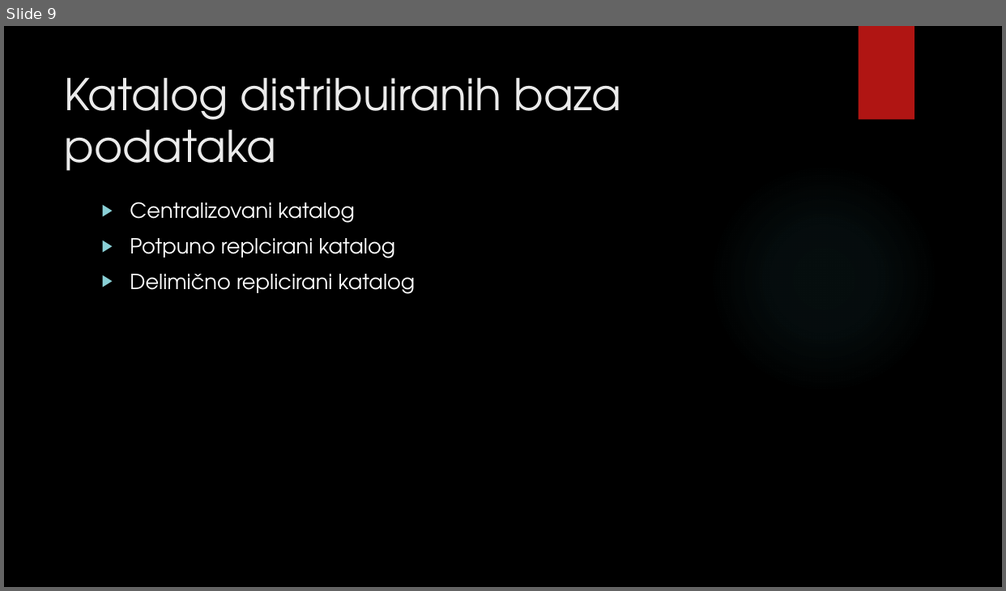
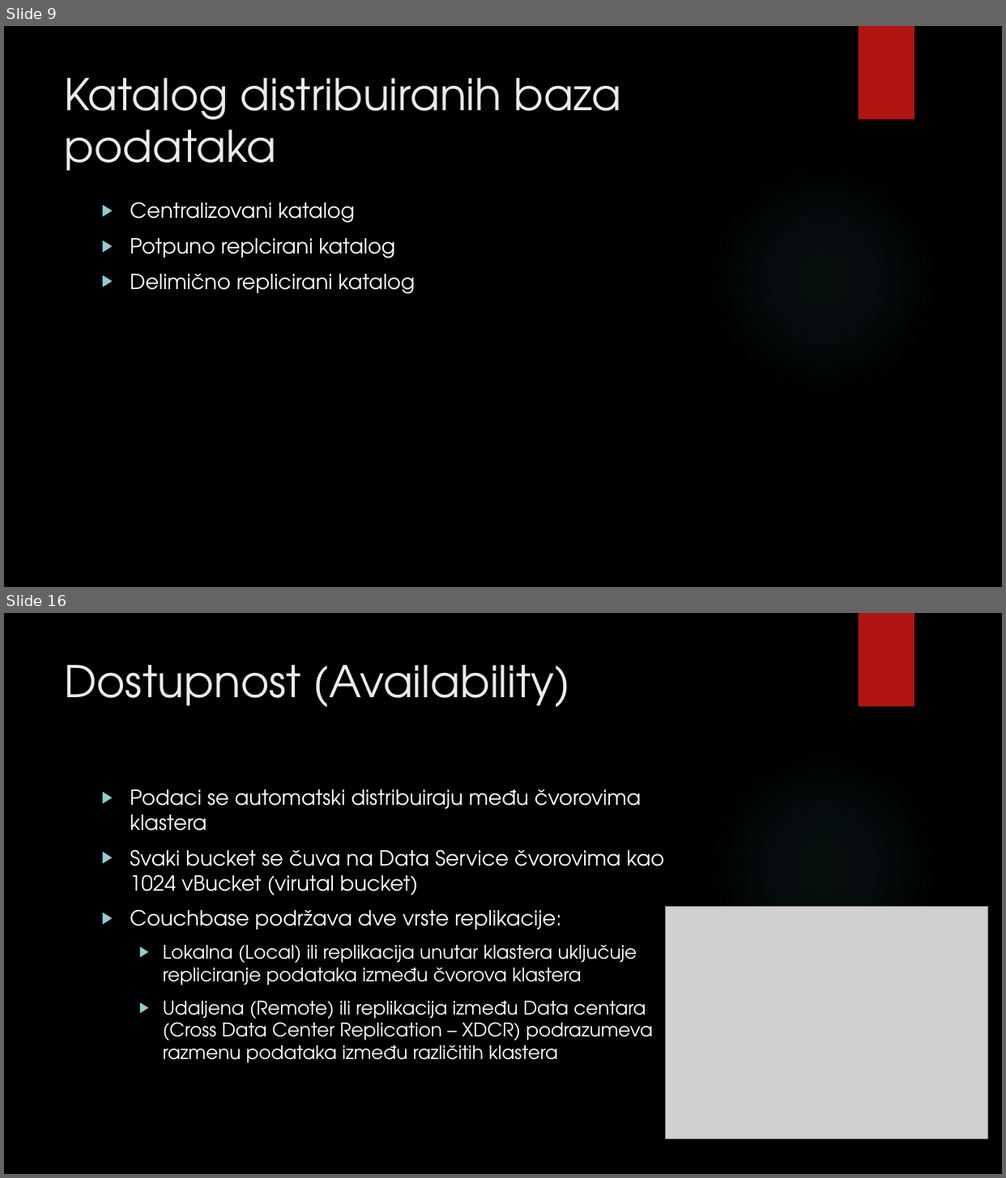
Before and after one commit to Rista5/DBMS, a slide deck: Distribuirane baze/Distribuirane baze podataka.pptx. Shown one above the other, each under a label of ours: slide 9 before the commit, slides 9 and 16 after it; the slides between them are not shown. The pictures are 1006x591 and 1006x1178 pixels, drawn with LibreOffice and Linux fonts; fonts in the diff are those of the drawing; grey boxes stand for pictures; background and template pictures are left out. Boxes give left, top, right and bottom in pixels: in the first picture for what was removed or moved away, otherwise in the second. Text is boxed around its words. In the diff, an @@ line names an element or a change of style, - is before the commit and + after.

```diff
--- a/Distribuirane baze/Distribuirane baze podataka.pptx
+++ b/Distribuirane baze/Distribuirane baze podataka.pptx
@@ slide 16 added at [4, 613, 1002, 1174], background picture (left out); not listed: 2 template elements that a slide beside it also shows @@
@@ title added at [65, 665, 570, 707], 42 pt, text #EBEBEB @@
+Dostupnost (Availability)
@@ text added at [130, 790, 665, 1063], 18 pt, text #FFFFFF @@
+▶ Podaci se automatski distribuiraju među čvorovima klastera
+▶ Svaki bucket se čuva na Data Service čvorovima kao 1024 vBucket (virutal bucket)
+▶ Couchbase podržava dve vrste replikacije:
+  ▶ Lokalna (Local) ili replikacija unutar klastera uključuje repliciranje podataka između čvorova klastera
+  ▶ Udaljena (Remote) ili replikacija između Data centara (Cross Data Center Replication – XDCR) podrazumeva razmenu podataka između različitih klastera
@@ picture added at [666, 906, 987, 1139] @@
```
Also in this commit, not shown: 1 slide changed, 11 other slides added, 2 other files.
